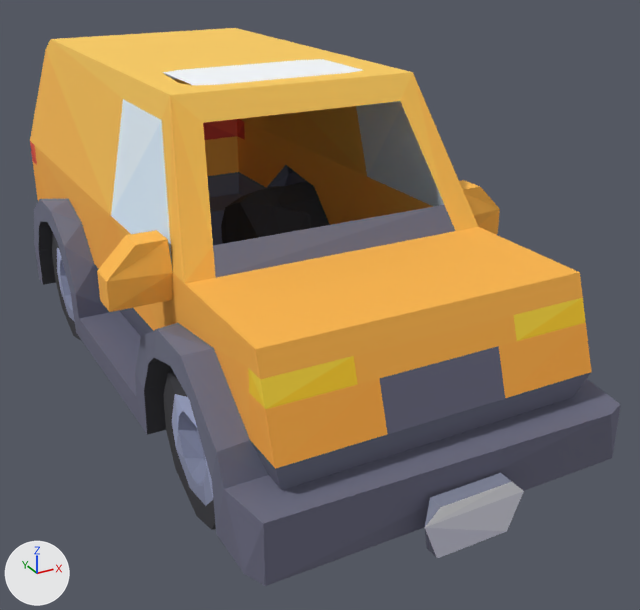
A saved change to the glTF model client/public/models/vehicules/suv_luxury.glb.
Rendered twice from a 50 mm camera at (-1.38, -3.05, 1.81) aimed at (0.16, -0.24, 0.4). Arrows for +X, +Y and +Z are at lower left; the lights stay in place. The first picture is the older version. Vertices at exactly the same position are counted once.

In view in the first picture: 'suv_luxury'.
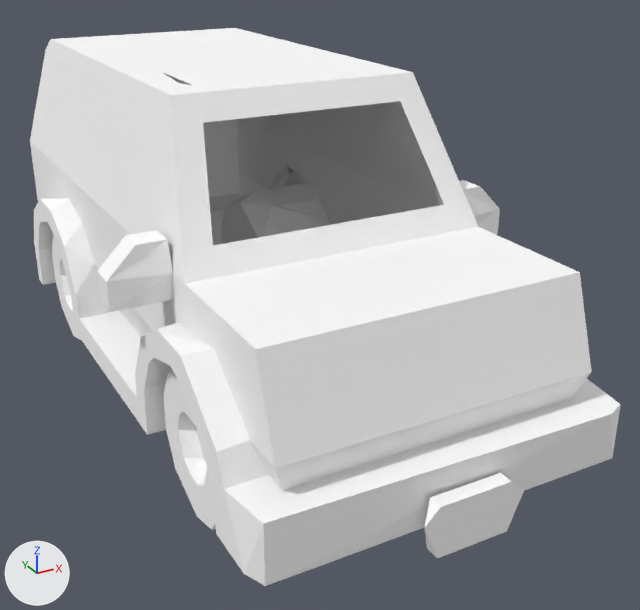
What differs and where, as boxes [x1, y1, x2, y2] in the pictures (640 x 610 px):
part 1 of me_suv_luxury, recoloured
    both: [39, 182, 329, 530]
part 2 of me_suv_luxury, recoloured (lighter)
    both: [34, 165, 621, 586]
part 3 of me_suv_luxury, recoloured (orange to white)
    both: [30, 28, 592, 558]

Edits to the bpy script that builds the scene:
```text
Change me_suv_luxury:
    where me_suv_luxury.from_pydata(...)  # 544 vertices, 977 faces; spans x -0.75..0.75, y -1.45..1.4, z 0.0..1.3
    used by ob_suv_luxury; location = (0.0, 0.0, 0.0)
    me_suv_luxury part 1: 434 faces centred in x -0.6..0.6, y -1.11..1.01, z 0.01..0.59 are repainted in the vertex colours; the middle colour goes from dark grey #38383d to white #ffffff
    me_suv_luxury part 2: 352 faces centred in x -0.65..0.65, y -1.43..1.38, z 0.12..0.86 are repainted in the vertex colours; the middle colour goes from greyish blue #72758a to white #ffffff
    me_suv_luxury part 3: 191 faces centred in x -0.75..0.75, y -1.45..1.4, z 0.17..1.3 are repainted in the vertex colours; the middle colour goes from orange #ffb94b to white #ffffff
```
